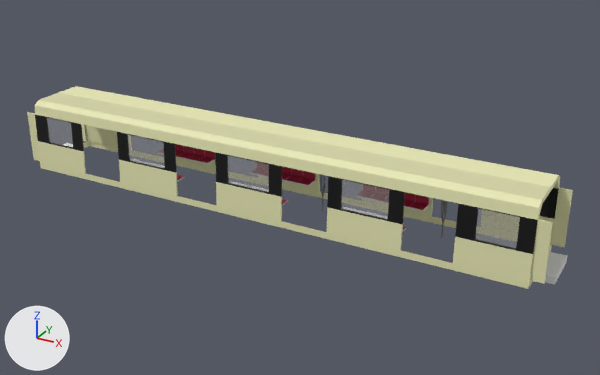
An edit to the FBX model Assets/Models/Seats.fbx, drawn before and after from the same camera.
The view is the same before and after, from a 50 mm camera at (23.8, -22.69, 13.16) aimed at (11.15, 0.3, 1.66). The axes (+X, +Y, +Z) are drawn at lower left. The lights are the same throughout. The picture after the commit comes second. Where no turn or scale is listed for an object, it has been applied to the vertices.

Names of what the first picture shows: 'Accordion Floor.001', 'Cube', 'Seats' and 1 more.
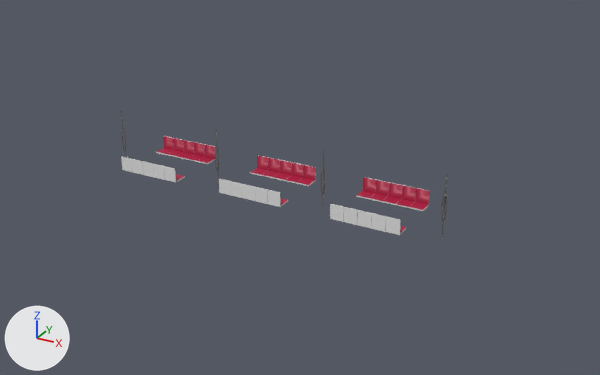
Location of each change, (x1, y1, x2, y2) in pixels of the pictures (600 x 375 px):
'Cube', deleted: before (27, 86, 573, 289)
    faces in mat_material_003 (beige #e7e6b4): (27, 86, 573, 289)
    faces in mat_material_002 (white #e7e7e7): (47, 118, 520, 249)
    faces in mat_material_001 (black #000000): (35, 114, 559, 254)
'Accordion Floor.001', deleted: before (545, 252, 567, 284)

What changed in the scene script:
```text
Remove ob_cube:
    ob_cube = bpy.data.objects.new('Cube', me_cube_003)
    ob_cube.location = (0.61, 0.0, 0.0)
Remove ob_accordion_floor_001:
    ob_accordion_floor_001 = bpy.data.objects.new('Accordion Floor.001', me_cube_001)
    ob_accordion_floor_001.location = (20.15, 0.0, 0.0)
```
